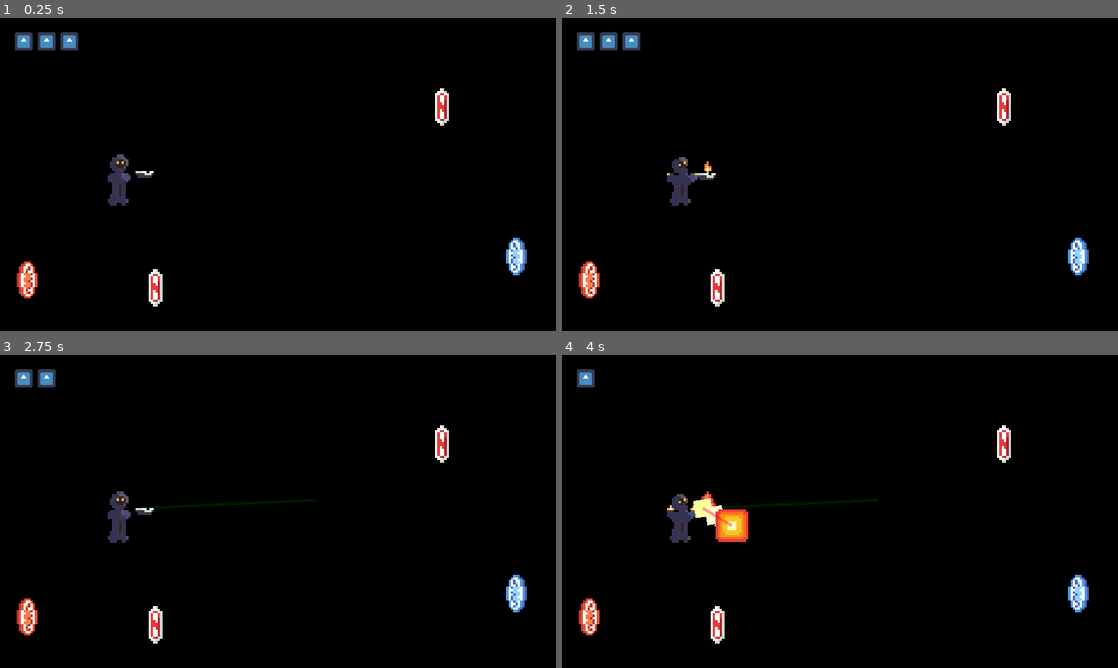
Above: before the commit, frames 1-4 (two rows, left to right).
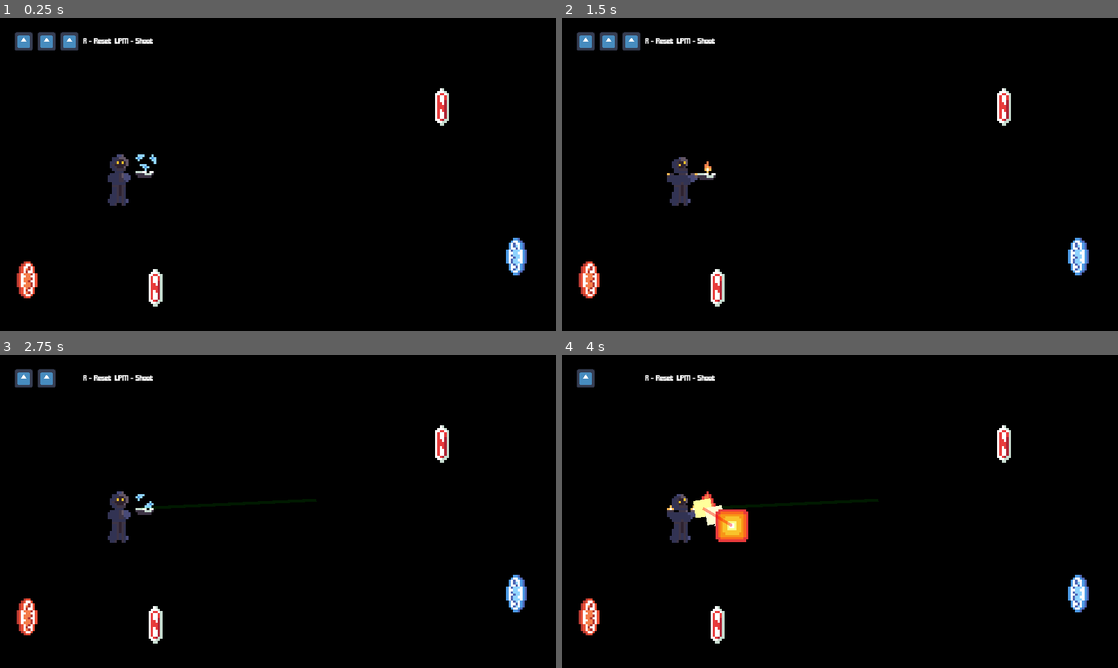
Above: after the commit, the same moments.

Repository: lolo111channel/GodocikJam
Game: Godot game, scene res://Levels/test_level.tscn
The game is run twice, just before and just after one commit, with the same random seed, the same clock (stepped at 60 frames per second) and the same inputs. This scene is started directly instead of the project's main scene. The engine's default icon, where the game draws it, is replaced by a stand-in: a white triangle on a blue panel in a dark square.
Inputs (mouse positions are in pixels of both pictures, inside the frame that each line leads up to):
- Up to frame 1 (0.25 s): no input
- Up to frame 2 (1.5 s): move the mouse to (962, 158) at 0.52 s; click (962, 158) at 0.6 s; move the mouse to (728, 190) at 1.27 s; hold Down (ui_down) from 1.28 s (still down); click (728, 190) at 1.35 s
- Up to frame 3 (2.75 s): move the mouse to (333, 442) at 2.02 s; release Down (ui_down) at 2.03 s; click (333, 442) at 2.1 s
- Up to frame 4 (4 s): move the mouse to (812, 574) at 2.77 s; click (812, 574) at 2.85 s; move the mouse to (1006, 558) at 3.52 s; hold Down (ui_down) from 3.53 s (still down); click (1006, 558) at 3.6 s

The runs differ from the first frame. In frame 1, 0.2% of the frame differs, in the area x 15-29%, y 6-49%; in frame 2, 0.1%; in frame 3, 0.2%; in frame 4, 0.1%.

Commit message:
wizard anims

Diff:
--- a/Scripts/Player/player.gd
+++ b/Scripts/Player/player.gd
@@ -45,32 +45,40 @@
 			game_over()
 
 
-		if Input.is_action_just_pressed("esc"):
-			get_tree().change_scene_to_file("res://Levels/main_menu.tscn")
+	if Input.is_action_just_pressed("esc"):
+		get_tree().change_scene_to_file("res://Levels/main_menu.tscn")
 
-		if Input.is_action_just_pressed("shoot") and ammo > 0 and !is_win and !is_start_shooting:
-			$Sprite2D.play("attack")
-			is_start_shooting = true
+	if Input.is_action_just_pressed("shoot") and ammo > 0 and !is_win and !is_start_shooting:
+		$Sprite2D.play("attack")
+		is_start_shooting = true
 
-			current_pos = get_global_mouse_position()
+		current_pos = get_global_mouse_position()
 
 
-		if is_start_shooting and $Sprite2D.frame == 5 and !a:
-			var bullet : RigidBody2D = bullet_scene.instantiate()
-			bullet.global_position = bullet_spawn.global_position
-			bullet.linear_velocity = bullet_spawn.global_position.direction_to(current_pos) * 1400
+	if is_start_shooting and $Sprite2D.frame == 5 and !a:
+		var bullet : RigidBody2D = bullet_scene.instantiate()
+		bullet.global_position = bullet_spawn.global_position
+		bullet.linear_velocity = bullet_spawn.global_position.direction_to(current_pos) * 1400
 
-			get_parent().add_child(bullet)
-			remove_ammo()
-			add_line_2d(bullet)
+		get_parent().add_child(bullet)
+		remove_ammo()
+		add_line_2d(bullet)
 
-			a = true
+		a = true
 
-		if $Sprite2D.frame >= 9 and is_start_shooting:
-			is_start_shooting = false
+	if $Sprite2D.frame >= 9 and is_start_shooting:
+		is_start_shooting = false
+
+		if ammo == 3:
 			$Sprite2D.play("default")
+		elif ammo == 2:
+			$Sprite2D.play("default2")
+		elif ammo == 1:
+			$Sprite2D.play("default3")
+		elif ammo == 0:
+			$Sprite2D.play("default4")
 
-			a = false
+		a = false
 
 
 func remove_ammo() -> void:
@@ -107,6 +115,8 @@
 			Global.finish(ammo+1)
 
 
+
+
 func add_line_2d(object : Node2D) -> void:
 	var bullet_path_scene : PackedScene = load("res://Scripts/line_2d.tscn")
 	var bullet_path : Line2D = bullet_path_scene.instantiate()
--- a/Scripts/Player/player.tscn
+++ b/Scripts/Player/player.tscn
@@ -23,6 +23,18 @@
 [ext_resource type="Texture2D" uid="uid://c82oll8hwqind" path="res://Graphics/WizardAnimations/WizardDeath4.png" id="16_3ymer"]
 [ext_resource type="Texture2D" uid="uid://dhjcivw1174mt" path="res://Graphics/WizardAnimations/WizardDeath5.png" id="17_ayhxh"]
 [ext_resource type="Texture2D" uid="uid://b63t8eldy0vj6" path="res://Graphics/WizardAnimations/WizardDeath6.png" id="18_p1tb8"]
+[ext_resource type="Texture2D" uid="uid://ba568mb67t5d0" path="res://Graphics/WizardAnimations/Idle/WizardIdle3Orb1.png" id="19_f2y8w"]
+[ext_resource type="Texture2D" uid="uid://oqcw3kn5b0n2" path="res://Graphics/WizardAnimations/Idle/WizardIdle3Orb2.png" id="20_vg7bp"]
+[ext_resource type="Texture2D" uid="uid://bwpp0tec76qgr" path="res://Graphics/WizardAnimations/Idle/WizardIdle3Orb3.png" id="21_m2mgn"]
+[ext_resource type="Texture2D" uid="uid://jhdccklc5gpu" path="res://Graphics/WizardAnimations/Idle/WizardIdle3Orb4.png" id="22_n326h"]
+[ext_resource type="Texture2D" uid="uid://ck7t41xgvsex8" path="res://Graphics/WizardAnimations/Idle/WizardIdle2Orb1.png" id="23_fsxl8"]
+[ext_resource type="Texture2D" uid="uid://dpu56uvwey5nb" path="res://Graphics/WizardAnimations/Idle/WizardIdle2Orb2.png" id="24_l61xt"]
+[ext_resource type="Texture2D" uid="uid://ciaj06rnq8ujg" path="res://Graphics/WizardAnimations/Idle/WizardIdle2Orb3.png" id="25_trbjn"]
+[ext_resource type="Texture2D" uid="uid://cberioeb6oqbf" path="res://Graphics/WizardAnimations/Idle/WizardIdle2Orb4.png" id="26_gxq61"]
+[ext_resource type="Texture2D" uid="uid://bov5qyb2u15d6" path="res://Graphics/WizardAnimations/Idle/WizardIdle1Orb1.png" id="27_qdqxq"]
+[ext_resource type="Texture2D" uid="uid://yjwo51ac8hum" path="res://Graphics/WizardAnimations/Idle/WizardIdle1Orb2.png" id="28_tlnts"]
+[ext_resource type="Texture2D" uid="uid://c7e8o11hnffrv" path="res://Graphics/WizardAnimations/Idle/WizardIdle1Orb3.png" id="29_k6a20"]
+[ext_resource type="Texture2D" uid="uid://cdikpav7vb3ar" path="res://Graphics/WizardAnimations/Idle/WizardIdle1Orb4.png" id="30_gb8k6"]
 
 [sub_resource type="SpriteFrames" id="SpriteFrames_ru4iu"]
 animations = [{
@@ -86,6 +98,57 @@
 }, {
 "frames": [{
 "duration": 1.0,
+"texture": ExtResource("19_f2y8w")
+}, {
+"duration": 1.0,
+"texture": ExtResource("20_vg7bp")
+}, {
+"duration": 1.0,
+"texture": ExtResource("21_m2mgn")
+}, {
+"duration": 1.0,
+"texture": ExtResource("22_n326h")
+}],
+"loop": true,
+"name": &"default",
+"speed": 5.0
+}, {
+"frames": [{
+"duration": 1.0,
+"texture": ExtResource("23_fsxl8")
+}, {
+"duration": 1.0,
+"texture": ExtResource("24_l61xt")
+}, {
+"duration": 1.0,
+"texture": ExtResource("25_trbjn")
+}, {
+"duration": 1.0,
+"texture": ExtResource("26_gxq61")
+}],
+"loop": true,
+"name": &"default2",
+"speed": 5.0
+}, {
+"frames": [{
+"duration": 1.0,
+"texture": ExtResource("27_qdqxq")
+}, {
+"duration": 1.0,
+"texture": ExtResource("28_tlnts")
+}, {
+"duration": 1.0,
+"texture": ExtResource("29_k6a20")
+}, {
+"duration": 1.0,
+"texture": ExtResource("30_gb8k6")
+}],
+"loop": true,
+"name": &"default3",
+"speed": 5.0
+}, {
+"frames": [{
+"duration": 1.0,
 "texture": ExtResource("3_de2ru")
 }, {
 "duration": 1.0,
@@ -98,7 +161,7 @@
 "texture": ExtResource("6_qmt7x")
 }],
 "loop": true,
-"name": &"default",
+"name": &"default4",
 "speed": 5.0
 }]
 
@@ -110,7 +173,7 @@
 position = Vector2(-1, -1)
 scale = Vector2(8, 8)
 sprite_frames = SubResource("SpriteFrames_ru4iu")
-animation = &"death"
+animation = &"default4"
 
 [node name="Point" type="Node2D" parent="."]
 
@@ -144,3 +207,11 @@
 layout_mode = 2
 texture = ExtResource("1_3acx4")
 expand_mode = 1
+
+[node name="Label" type="Label" parent="CanvasLayer"]
+offset_left = 287.0
+offset_top = 49.0
+offset_right = 620.0
+offset_bottom = 113.0
+text = "R - Reset  LPM - Shoot"
+vertical_alignment = 1
Binary file added: Graphics/WizardAnimations/Idle/WizardIdle1Orb1.png
Not shown, added: Graphics/WizardAnimations/Idle/WizardIdle1Orb1.png.import
Binary file added: Graphics/WizardAnimations/Idle/WizardIdle1Orb2.png
Not shown, added: Graphics/WizardAnimations/Idle/WizardIdle1Orb2.png.import
Binary file added: Graphics/WizardAnimations/Idle/WizardIdle1Orb3.png
Not shown, added: Graphics/WizardAnimations/Idle/WizardIdle1Orb3.png.import
Binary file added: Graphics/WizardAnimations/Idle/WizardIdle1Orb4.png
Not shown, added: Graphics/WizardAnimations/Idle/WizardIdle1Orb4.png.import
Binary file added: Graphics/WizardAnimations/Idle/WizardIdle2Orb1.png
Not shown, added: Graphics/WizardAnimations/Idle/WizardIdle2Orb1.png.import
Binary file added: Graphics/WizardAnimations/Idle/WizardIdle2Orb2.png
Not shown, added: Graphics/WizardAnimations/Idle/WizardIdle2Orb2.png.import
(and 13 more such lines)
